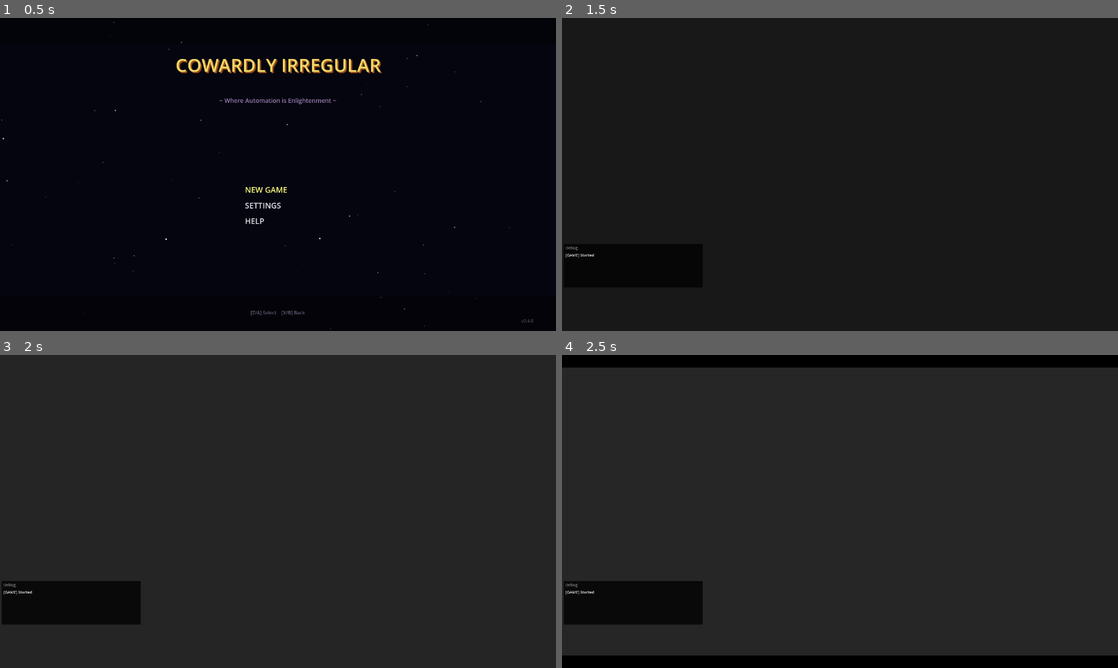
Above: before the commit, frames 1-4 (two rows, left to right).
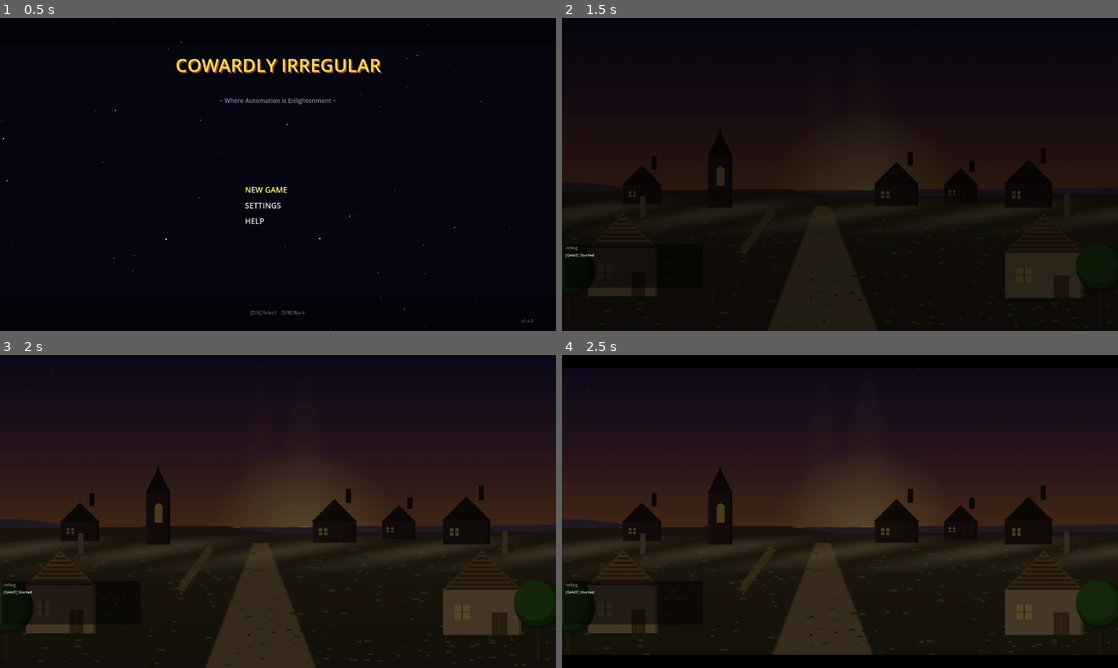
Above: after the commit, the same moments.

Repository: struktured-labs/cowardly-irregular
Game: Godot game, scene res://src/GameLoop.tscn
Two runs of this game, one before a commit and one after it. Both use one fixed random seed, a clock stepped at 60 frames per second and the inputs below.
Inputs (mouse positions are in pixels of both pictures, inside the frame that each line leads up to):
- Up to frame 1 (0.5 s): no input
- Up to frame 2 (1.5 s): tap Enter at 0.5 s; move the mouse to (962, 158) at 0.52 s; hold Right (ui_right) 0.53-1.25 s; hold R (battle_advance) 0.53-1.25 s; click (962, 158) at 0.67 s; tap Z (ui_accept) at 0.77, 1.07, 1.25 s; drag from (728, 190) to (812, 237) at 1.27 s
- Up to frame 3 (2 s): no input
- Up to frame 4 (2.5 s): tap Z (ui_accept) at 2 s; move the mouse to (895, 442) at 2.02 s; hold Right (ui_right) from 2.03 s (still down); hold Tab (battle_toggle_auto) from 2.03 s (still down)

Frame 1 is identical in both runs. In frame 2, 0.9% of the frame differs, in the area x 44-85%, y 46-85%; in frame 3, 42%, in the area x 0-100%, y 0-100%; in frame 4, 37%.

Commit message:
feat: wire cutscene backdrop images from cowir-sprite into CutsceneDirector
New _try_load_backdrop_image() loads PNG backdrop art from
assets/cutscene_backdrops/ when cutscene JSON has a "background" field.
Falls through to viewport capture → world gradient if no image specified.

Wired 8 W1 cutscenes to sprite-delivered backdrops:
- prologue + chapter1 + harmonia_npcs → prologue_village.png
- chapter2 + eldertree_npcs → prologue_forest.png
- chapter3 + rat_king_intro → cave_entrance.png
- mordaine_intro → throne_room.png

Co-Authored-By: Claude Opus 4.6 (1M context) <noreply@anthropic.com>

Diff:
--- a/data/cutscenes/world1_chapter1.json
+++ b/data/cutscenes/world1_chapter1.json
@@ -3,6 +3,7 @@
   "title": "The Village That Knew Too Much",
   "world": 1,
   "trigger": "after_prologue",
+  "background": "prologue_village",
   "description": "Elder Theron's briefing, Scholar Milo introduces autobattle, NPC encounters in Harmonia.",
   "steps": [
     {"type": "letterbox_in", "duration": 0.4},
--- a/data/cutscenes/world1_chapter2.json
+++ b/data/cutscenes/world1_chapter2.json
@@ -3,6 +3,7 @@
   "title": "The Road North",
   "world": 1,
   "trigger": "overworld_road_north",
+  "background": "prologue_forest",
   "description": "Encounters on the road to the Whispering Cave: clever slimes, Grut the goblin merchant, wolf pack standoff.",
   "steps": [
     {"type": "letterbox_in", "duration": 0.4},
--- a/data/cutscenes/world1_chapter3.json
+++ b/data/cutscenes/world1_chapter3.json
@@ -3,6 +3,7 @@
   "title": "The Whispering Cave",
   "world": 1,
   "trigger": "enter_whispering_cave",
+  "background": "cave_entrance",
   "description": "Entering the Whispering Cave. The honorable skeleton, designed monsters, and deepening mystery.",
   "steps": [
     {"type": "letterbox_in", "duration": 0.4},
--- a/data/cutscenes/world1_eldertree_npcs.json
+++ b/data/cutscenes/world1_eldertree_npcs.json
@@ -3,6 +3,7 @@
   "title": "Eldertree Village",
   "world": 1,
   "trigger": "world1_eldertree_entry",
+  "background": "prologue_forest",
   "description": "Forest-edge village with dying sacred trees. Forest Keeper Anya watches the corruption spread. A refugee from Scriptura speaks of something that measures, something that calibrates. Old Fen sells herbs that heal in the correct direction.",
   "steps": [
     {"type": "letterbox_in", "duration": 0.4},
--- a/data/cutscenes/world1_harmonia_npcs.json
+++ b/data/cutscenes/world1_harmonia_npcs.json
@@ -3,6 +3,7 @@
   "title": "Harmonia Village",
   "world": 1,
   "trigger": "world1_harmonia_entry",
+  "background": "prologue_village",
   "description": "First village. Elder Theron who's permanently exhausted by heroism. Scholar Milo who invented the autobattle journal. Phil the Lost who remembers things he shouldn't. Marta at the Sleepy Slime. A merchant who's sixty percent sure his swords work.",
   "steps": [
     {"type": "letterbox_in", "duration": 0.4},
--- a/data/cutscenes/world1_mordaine_intro.json
+++ b/data/cutscenes/world1_mordaine_intro.json
@@ -3,6 +3,7 @@
   "title": "The Chancellor's Accounting",
   "world": 1,
   "trigger": "boss_mordaine_encounter",
+  "background": "throne_room",
   "description": "The throne room of Castle Harmonia. Chancellor Mordaine has been expecting them. The architect of World 1 meets the element she did not calculate.",
   "steps": [
     {"type": "stop_music"},
--- a/data/cutscenes/world1_prologue.json
+++ b/data/cutscenes/world1_prologue.json
@@ -3,6 +3,7 @@
   "title": "The Notice",
   "world": 1,
   "trigger": "new_game_start",
+  "background": "prologue_village",
   "description": "Opening scene: The conscription notice at the Sleepy Slime Inn, party introductions.",
   "steps": [
     {"type": "fade_from_black", "duration": 1.5},
--- a/data/cutscenes/world1_rat_king_intro.json
+++ b/data/cutscenes/world1_rat_king_intro.json
@@ -3,6 +3,7 @@
   "title": "The Cave Rat King",
   "world": 1,
   "trigger": "boss_cave_rat_king",
+  "background": "cave_entrance",
   "description": "Boss intro for the Cave Rat King in the Whispering Cave. Fourth-wall-breaking rat with a tiny crown.",
   "steps": [
     {"type": "stop_music"},
--- a/src/cutscene/CutsceneDirector.gd
+++ b/src/cutscene/CutsceneDirector.gd
@@ -191,8 +191,9 @@
 	_current_world = data.get("world", 0)
 	visible = true
 
-	# Capture current viewport as backdrop behind dialogue
-	await _capture_background()
+	# Load backdrop: prefer explicit image, then viewport capture, then world gradient
+	if not _try_load_backdrop_image(data):
+		await _capture_background()
 
 	cutscene_started.emit(cutscene_id)
 
@@ -220,7 +221,8 @@
 	_current_world = data.get("world", 0)
 	visible = true
 
-	await _capture_background()
+	if not _try_load_backdrop_image(data):
+		await _capture_background()
 	cutscene_started.emit(cutscene_id)
 	_freeze_player()
 
@@ -512,6 +514,29 @@
 ## BACKGROUND MANAGEMENT
 ## =====================
 
+func _try_load_backdrop_image(data: Dictionary) -> bool:
+	"""Try to load an explicit backdrop image from the cutscene data.
+	Returns true if a backdrop was loaded, false to fall through to capture/gradient.
+	Supports: {"background": "prologue_village"} → res://assets/cutscene_backdrops/prologue_village.png"""
+	var bg = data.get("background", "")
+	if bg == "":
+		return false
+
+	var path = "res://assets/cutscene_backdrops/%s.png" % bg
+	if not ResourceLoader.exists(path):
+		push_warning("CutsceneDirector: Backdrop image not found: %s" % path)
+		return false
+
+	var tex = load(path) as Texture2D
+	if tex:
+		_background_texture.texture = tex
+		_background_texture.visible = true
+		_background_dim.visible = true
+		return true
+
+	return false
+
+
 func _capture_background() -> void:
 	"""Capture current viewport as a dimmed backdrop behind cutscene dialogue.
 	Falls back to a world-themed gradient if viewport is blank (e.g., prologue before overworld)."""
